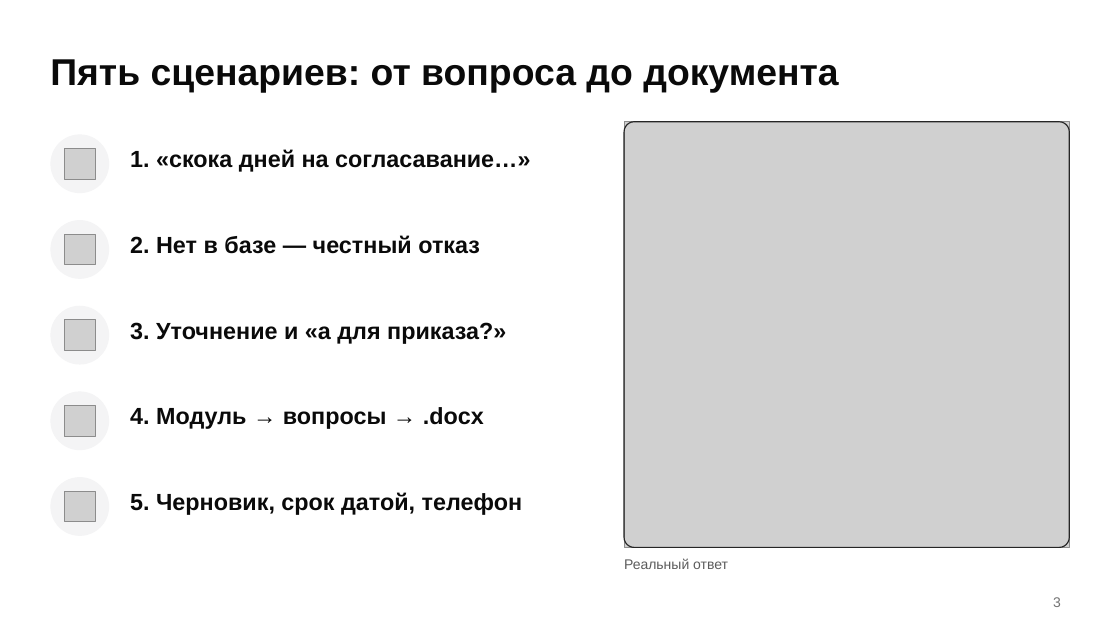
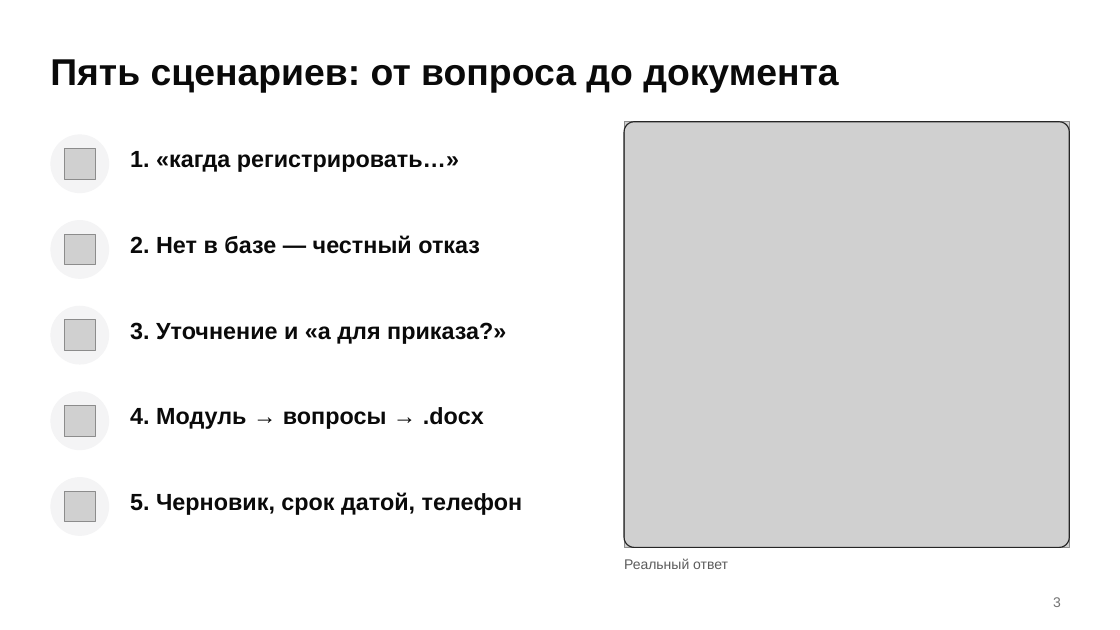
Before and after one commit to LomashAD/hackathon2026dgtu, a slide deck: slide 3 of docs/presentation/presentation.pptx. Drawn at 1120x630 pixels with LibreOffice and Linux fonts; fonts in the diff are those of the drawing; grey boxes stand for pictures. Boxes give left, top, right and bottom in pixels: in the first picture for what was removed or moved away, otherwise in the second. Text is boxed around its words. In the diff, an @@ line names an element or a change of style, - is before the commit and + after.

```diff
--- a/docs/presentation/presentation.pptx
+++ b/docs/presentation/presentation.pptx
@@ text at [130, 151, 459, 172]: text changed @@
-1. «скока дней на согласавание…»
+1. «кагда регистрировать…»
```
Also in this commit, not shown: 6 other files.
